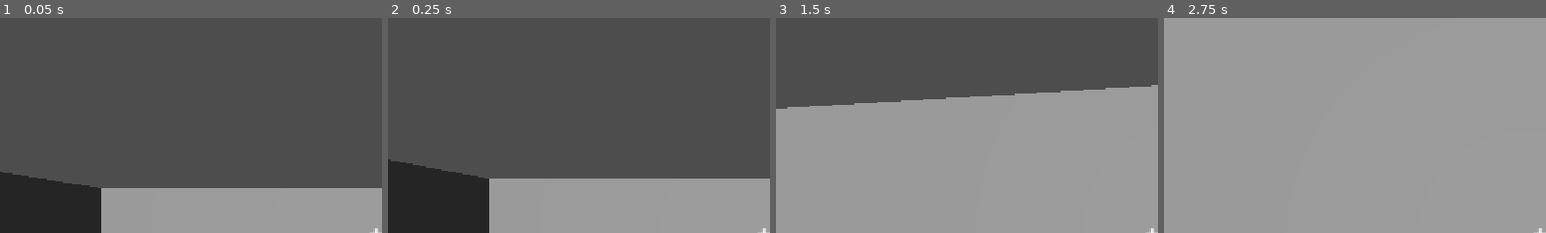
Above: before the commit, frames 1-4 (left to right).
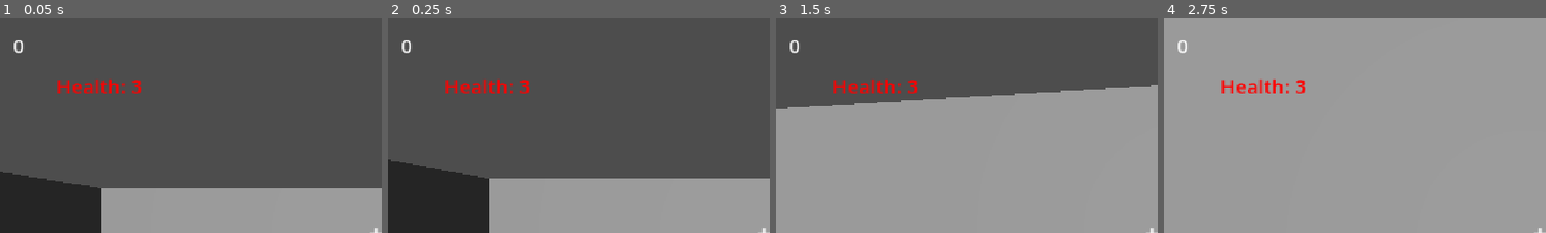
Above: after the commit, the same moments.

Repository: fahimshahriarhaider/cube-shooter
Game: Godot game, scene res://15.9.26 starting.tscn
The game is run twice, just before and just after one commit, with the same random seed, the same clock (stepped at 60 frames per second) and the same inputs.
Inputs (mouse positions are % of the whole screen's width and height, from its top left):
- Up to frame 1 (0.05 s): no input
- Up to frame 2 (0.25 s): no input
- Up to frame 3 (1.5 s): tap Enter (ui_accept) at 0.5, 0.77 s; move the mouse to (55, 50) at 0.52 s; hold W (move_forward) from 0.53 s (still down); click (55, 50) at 0.67 s; move the mouse to (45, 50) at 1.27 s; click (45, 50) at 1.42 s
- Up to frame 4 (2.75 s): keep holding W (move_forward); tap Enter (ui_accept) at 1.52 s; move the mouse to (52, 48) at 2.02 s; click (52, 48) at 2.17 s
The pictures show only the part of the screen within x 0-50%, y 0-50%; the shares and areas given below are measured in that part.

The runs differ from the first frame. In frame 1, 0.8% of the frame differs, in the area x 3-37%, y 10-36%; in frame 2, 0.8%; in frame 3, 0.8%; in frame 4, 0.8%.

Commit message:
Day 4: Health, damage, game over, kamikaze enemies
- Added Health system (3 health, lose 1 per enemy hit)
- Added HealthLabel to HUD
- Added Game Over screen with red text
- Made enemies kamikaze (die after damaging player)
- Full combat loop working: score, health, and death

Diff:
--- a/15.9.26 starting.tscn
+++ b/15.9.26 starting.tscn
@@ -1,6 +1,8 @@
 [gd_scene format=3 uid="uid://bp55y5kivq2vp"]
 
 [ext_resource type="Script" uid="uid://cr2jqe7p6t8lt" path="res://player.gd" id="1_5ee8h"]
+[ext_resource type="PackedScene" uid="uid://6h4mc06c3brd" path="res://enemy.tscn" id="2_6si1c"]
+[ext_resource type="Script" uid="uid://cr65oq5ewx5tm" path="res://spawner.gd" id="3_imo3k"]
 
 [sub_resource type="StandardMaterial3D" id="StandardMaterial3D_atgqu"]
 albedo_color = Color(0.7529412, 0.7529412, 0.7529412, 1)
@@ -14,6 +16,17 @@
 
 [sub_resource type="LabelSettings" id="LabelSettings_atgqu"]
 font_size = 40
+
+[sub_resource type="LabelSettings" id="LabelSettings_muxy1"]
+font_size = 30
+
+[sub_resource type="LabelSettings" id="LabelSettings_25vex"]
+font_size = 30
+font_color = Color(1, 0, 0, 1)
+
+[sub_resource type="LabelSettings" id="LabelSettings_q7xgb"]
+font_size = 60
+font_color = Color(1, 0, 0, 1)
 
 [node name="Node3D" type="Node3D" unique_id=1995195892]
 
@@ -41,6 +54,7 @@
 mesh = SubResource("BoxMesh_lsik4")
 
 [node name="RayCast3D" type="RayCast3D" parent="WorldEnvironment/Player/Camera3D" unique_id=1996099507]
+exclude_parent = false
 target_position = Vector3(0, 0, -50)
 
 [node name="CollisionShape3D" type="CollisionShape3D" parent="WorldEnvironment/Player" unique_id=929872919]
@@ -93,3 +107,40 @@
 grow_vertical = 2
 text = "+"
 label_settings = SubResource("LabelSettings_atgqu")
+
+[node name="ScoreLabel" type="Label" parent="UI/HUD" unique_id=514137589]
+layout_mode = 0
+offset_left = 20.0
+offset_top = 20.0
+offset_right = 60.0
+offset_bottom = 43.0
+text = "0"
+label_settings = SubResource("LabelSettings_muxy1")
+
+[node name="HealthLabel" type="Label" parent="UI/HUD" unique_id=1717879390]
+layout_mode = 0
+offset_right = 40.0
+offset_bottom = 23.0
+offset_transform_enabled = true
+offset_transform_position = Vector2(20, 60)
+offset_transform_position_ratio = Vector2(0.5, 0.5)
+text = "Health: 3"
+label_settings = SubResource("LabelSettings_25vex")
+
+[node name="GameOverLabel" type="Label" parent="UI/HUD" unique_id=527762192]
+visible = false
+layout_mode = 0
+offset_right = 40.0
+offset_bottom = 23.0
+offset_transform_enabled = true
+offset_transform_position = Vector2(480, 300)
+text = "GAME OVER"
+label_settings = SubResource("LabelSettings_q7xgb")
+
+[node name="Spawner" type="Node3D" parent="." unique_id=1225244940]
+script = ExtResource("3_imo3k")
+enemy_scene = ExtResource("2_6si1c")
+
+[node name="SpawnTimer" type="Timer" parent="Spawner" unique_id=141551101]
+wait_time = 3.0
+autostart = true
--- /dev/null
+++ b/enemy.gd
@@ -0,0 +1,22 @@
+extends CharacterBody3D
+
+var speed = 2.0
+var player = null
+
+func _ready():
+	add_to_group("enemies")
+	player = get_tree().get_first_node_in_group("player")
+
+func _physics_process(delta):
+	if player:
+		var direction = (player.global_position - global_position).normalized()
+		velocity = direction * speed
+		move_and_slide()
+
+		# If we touch the player, deal 1 damage and disappear
+		if global_position.distance_to(player.global_position) < 1.5:
+			player.take_damage()
+			queue_free()
+
+func die():
+	queue_free()
--- /dev/null
+++ b/enemy.tscn
@@ -0,0 +1,20 @@
+[gd_scene format=3 uid="uid://6h4mc06c3brd"]
+
+[ext_resource type="Script" uid="uid://r2tqyxaijj2w" path="res://enemy.gd" id="1_7k104"]
+
+[sub_resource type="BoxShape3D" id="BoxShape3D_lsik4"]
+
+[sub_resource type="BoxMesh" id="BoxMesh_lsik4"]
+
+[sub_resource type="StandardMaterial3D" id="StandardMaterial3D_atgqu"]
+albedo_color = Color(1, 0, 0, 1)
+
+[node name="Enemy" type="CharacterBody3D" unique_id=2008595821]
+script = ExtResource("1_7k104")
+
+[node name="CollisionShape3D" type="CollisionShape3D" parent="." unique_id=159179366]
+shape = SubResource("BoxShape3D_lsik4")
+
+[node name="Mesh" type="MeshInstance3D" parent="." unique_id=246928094]
+mesh = SubResource("BoxMesh_lsik4")
+surface_material_override/0 = SubResource("StandardMaterial3D_atgqu")
--- a/player.gd
+++ b/player.gd
@@ -5,9 +5,13 @@
 @export var jump_velocity = 4.5
 
 var gravity = ProjectSettings.get_setting("physics/3d/default_gravity")
+var score = 0
+var health = 3
 
 func _ready():
 	Input.mouse_mode = Input.MOUSE_MODE_CAPTURED
+	add_to_group("player")
+	$Camera3D/RayCast3D.add_exception(self)
 
 func _unhandled_input(event):
 	if event is InputEventMouseMotion:
@@ -39,8 +43,30 @@
 	move_and_slide()
 
 func shoot():
+	$Camera3D/RayCast3D.force_raycast_update()
 	if $Camera3D/RayCast3D.is_colliding():
 		var target = $Camera3D/RayCast3D.get_collider()
 		print("Hit: ", target.name)
+		if target.is_in_group("enemies"):
+			target.die()
+			score += 1
+			var label = get_tree().current_scene.find_child("ScoreLabel", true, false)
+			if label:
+				label.text = "Score: " + str(score)
 	else:
 		print("Missed!")
+
+func take_damage():
+	health -= 1
+	var label = get_tree().current_scene.find_child("HealthLabel", true, false)
+	if label:
+		label.text = "Health: " + str(health)
+	if health <= 0:
+		end_game()
+
+func end_game():
+	var game_over_label = get_tree().current_scene.find_child("GameOverLabel", true, false)
+	if game_over_label:
+		game_over_label.visible = true
+	Input.mouse_mode = Input.MOUSE_MODE_VISIBLE
+	get_tree().paused = true
--- /dev/null
+++ b/spawner.gd
@@ -0,0 +1,26 @@
+extends Node3D
+
+@export var enemy_scene: PackedScene
+
+func _ready():
+	$SpawnTimer.timeout.connect(spawn_enemy)
+
+func spawn_enemy():
+	if enemy_scene == null:
+		return
+
+	var enemy = enemy_scene.instantiate()
+	var player = get_tree().get_first_node_in_group("player")
+
+	var x = 0.0
+	var z = 0.0
+
+	# Try 10 times to find a spot that is far from the player
+	for i in range(10):
+		x = randf_range(-9, 9)
+		z = randf_range(-9, 9)
+		if player == null or Vector3(x, 1, z).distance_to(player.global_position) > 5.0:
+			break
+
+	enemy.position = Vector3(x, 1, z)
+	get_parent().add_child(enemy)
Not shown, added: enemy.gd.uid
Not shown, added: spawner.gd.uid
